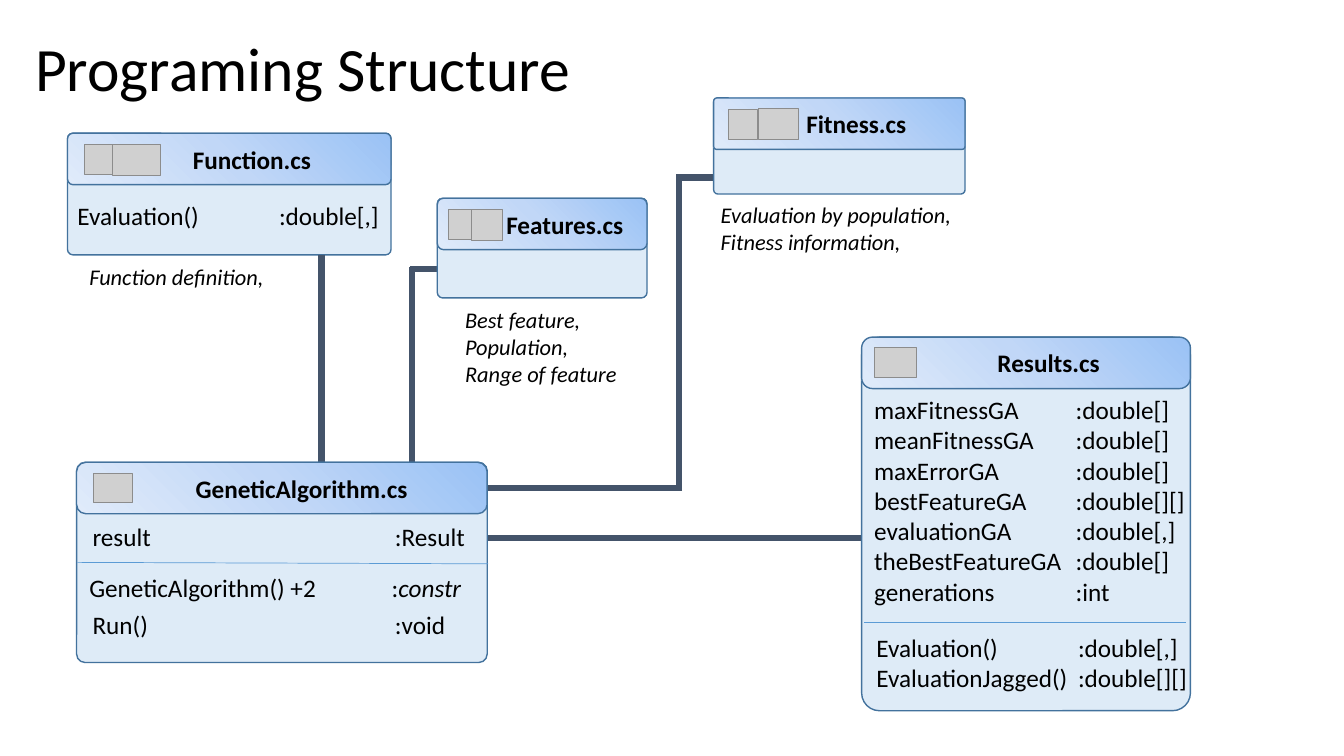
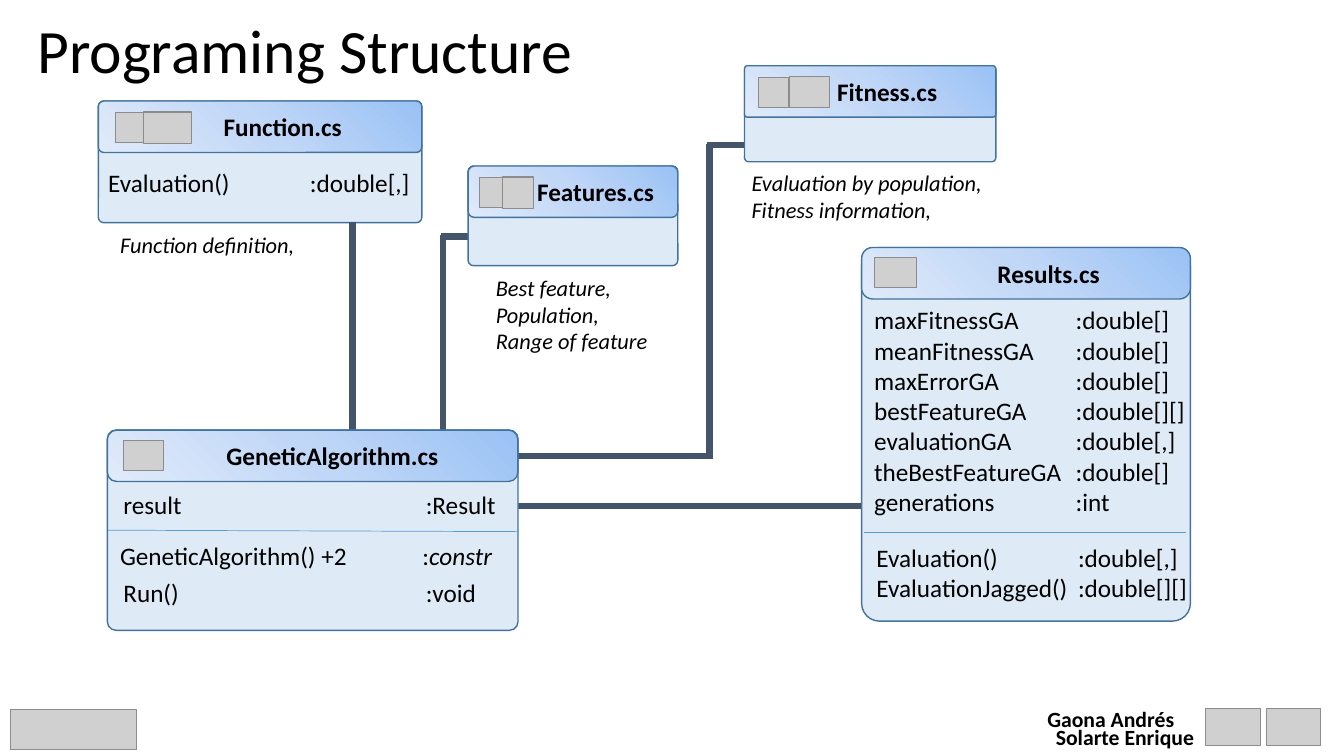
Before and after one commit to EnriqueSolarte/GA_appication, a slide deck: slide 3 of GA_application/GA_application/PresentationGA.pptx (slide 2 before the commit). Drawn at 1344x756 pixels with LibreOffice and Linux fonts; fonts in the diff are those of the drawing; grey boxes stand for pictures. Boxes give left, top, right and bottom in pixels: in the first picture for what was removed or moved away, otherwise in the second. Text is boxed around its words. In the diff, an @@ line names an element or a change of style, - is before the commit and + after.

```diff
--- a/GA_application/GA_application/PresentationGA.pptx
+++ b/GA_application/GA_application/PresentationGA.pptx
@@ title "Programing Structure": place and size @@
-title "Programing Structure" at bbox=[35, 48, 570, 102]
+title "Programing Structure" at bbox=[37, 30, 572, 84]
@@ 7 lines, 6 rounded rectangles, 5 pictures, 4 texts: place and size @@
-7 lines, 6 rounded rectangles, 5 pictures, 4 texts at bbox=[68, 98, 965, 663]
+7 lines, 6 rounded rectangles, 5 pictures, 4 texts at bbox=[99, 66, 996, 631]
@@ 3 texts, 2 pictures, 2 rounded rectangles, 1 line: place and size @@
-3 texts, 2 pictures, 2 rounded rectangles, 1 line at bbox=[77, 199, 951, 602]
+3 texts, 2 pictures, 2 rounded rectangles, 1 line at bbox=[108, 166, 982, 570]
@@ 2 rounded rectangles, 2 texts, 1 picture, 1 line: place and size @@
-2 rounded rectangles, 2 texts, 1 picture, 1 line at bbox=[862, 337, 1191, 711]
+2 rounded rectangles, 2 texts, 1 picture, 1 line at bbox=[862, 248, 1191, 622]
@@ group added at bbox=[11, 709, 1321, 750]: 3 pictures, 1 text @@
+Gaona Andrés
+Solarte Enrique
```
Also in this commit, not shown: 3 other slides changed, 3 slides added, 1 other file.
